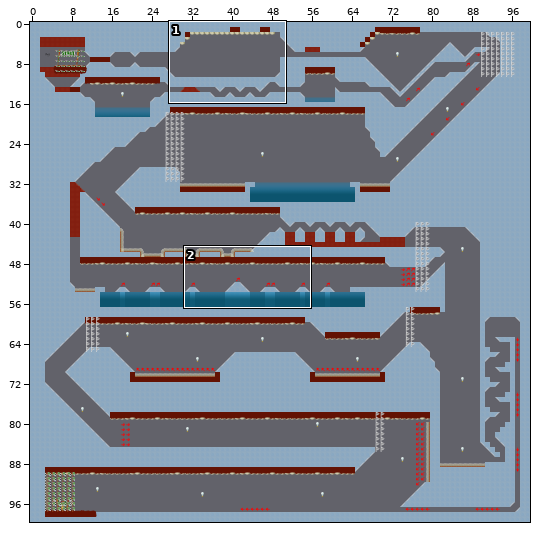
Level history. Tiled map: data/assets/Maps/Ice_Race.tmx. The first picture is a wide view before the edit; the outline marks the close-up.
Close-up. As it was:
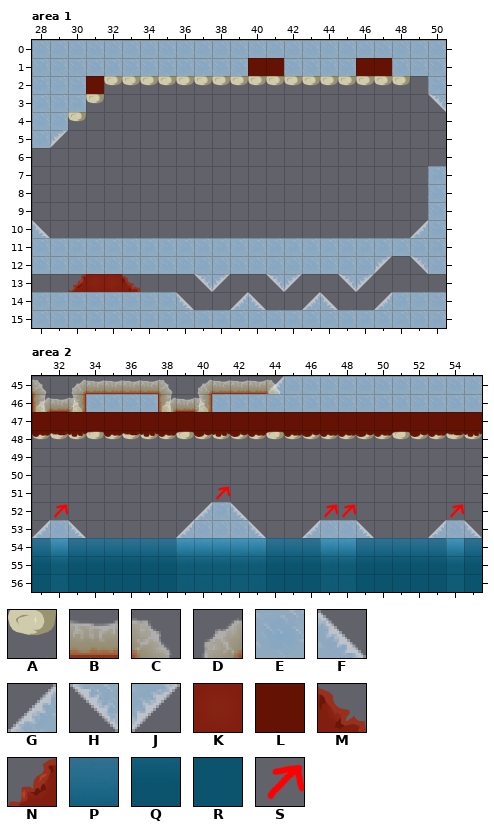
Cells are 64x64 px. Shown: area 1 x 28..50, y 0..15; area 2 x 31..55, y 45..56. The commit also changed other parts of the map, which this record leaves out.
Key: from "BoneEnds": A 4 "Edge"; from "Bouncy": B 0 "NonEdibleEdge", C 4 "NonEdibleSlope", D 5; from "Ice": E 0 "Block"; from "IceSlopes": F 0 "Slope", G 4, H 8, J 12; from "MeatEdible": K 0 "Block"; from "MeatNonEdible": L 0 "NonEdible"; from "MeatSlopes": M 0 "Slope", N 4; from "Water": P 1, Q 2, R 3; from "Zoomzoom": S 4 "Zoomzoom".
_ is an empty cell.
Layers that did not change in this view are not listed.
Layer "Level" before, area 1, first column x 28:
 0 EEEEEEEEEEEEEEEEEEEEEEE
 1 EEEEEEEEEEEELLEEEELLEEE
 2 EEELAAAAAAAAAAAAAAAAA_E
 3 EEEA__________________H
 4 EEA____________________
 5 EJ_____________________
 6 _______________________
 7 ______________________E
 8 ______________________E
 9 ______________________E
10 F____________________GE
11 EEEEEEEEEEEEEEEEEEEEEEE
12 EEEEEEEEEEEEEEEEEEEJ_HE
13 __NKKM___HJ__HJ__HJ____
14 EEEEEEEEF__GF__GF__GEEE
15 EEEEEEEEEEEEEEEEEEEEEEE
Layer "Level" before, area 2, first column x 31:
45 C_DBBBBC_DBBBGEEEEEEEEEEE
46 DBCEEEEDBCEEEEEEEEEEEEEEE
47 LLLLLLLLLLLLLLLLLLLLLLLLL
48 AAAAAAAAAAAAAAAAAAAAAAAAA
49 _________________________
50 _________________________
51 __________S______________
52 _S_______GEF____SS_____S_
53 GEF_____GEEEF__GEEF___GEF
54 PEPPPPPPEEEEEPPPEEPPPPPEP
55 QEQQQQQQEEEEEQQQEEQQQQQEQ
56 RERRRRRREEEEERRREERRRRRER
After:
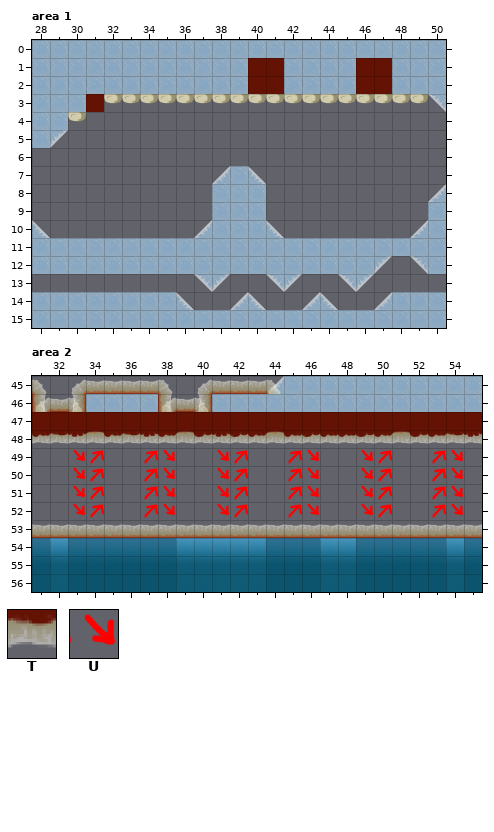
Further tiles: from "Bouncy": T 2; from "Zoomzoom": U 5 "Zoomzoom".
See-through tiles are keyed as they look on the map.
Edits made:
Layer "Level", area 1:
The edit adds tile A in row 3 at x 32 to 49.
Tile A gives way to tile E in row 2 at x 32 to 39, 42 to 45 and 48.
Tile L gives way to tile E in row 2 at x 31.
The edit adds tile E in row 2 at x 49; in row 7 at x 39; in rows 8 to 10 at x 38 to 40.
The edit adds tile F in row 7 at x 40; in row 10 at x 41.
Tile E gives way to tile G in row 8 at x 50.
The edit adds tile G in row 7 at x 38; in row 10 at x 37.
Tile A gives way to tile L in row 2 at x 40 to 41 and 46 to 47; in row 3 at x 31.
The edit erases tile E in row 7 at x 50.
The edit erases tile K in row 13 at x 31 to 32.
The edit erases tile M in row 13 at x 33.
The edit erases tile N in row 13 at x 30.
Layer "Level", area 2:
Tile E gives way to tile B in row 53 at x 32, 40 to 42, 47 to 48 and 54.
Tile F gives way to tile B in row 53 at x 33, 43, 49 and 55.
Tile G gives way to tile B in row 53 at x 31, 39, 46 and 53.
The edit adds tile B in row 53 at x 34 to 38, 44 to 45 and 50 to 52.
Tile F gives way to tile S in row 52 at x 42.
The edit adds tile S in rows 49 to 51 at x 34, 37, 42, 45, 50 and 53; in row 52 at x 34, 37, 45, 50 and 53.
Tile A gives way to tile T in row 48 at x 31 to 55.
Tile E gives way to tile U in row 52 at x 41.
Tile S gives way to tile U in row 51 at x 41; in row 52 at x 54.
The edit adds tile U in rows 49 to 50 at x 33, 38, 41, 46, 49 and 54; in row 51 at x 33, 38, 46, 49 and 54; in row 52 at x 33, 38, 46 and 49.
The edit erases tile G in row 52 at x 40.
The edit erases tile S in row 52 at x 32 and 47 to 48.
Pixel boxes of the changes (left, top, right, bottom) in both close-ups:
changed: (86, 76, 428, 112)
added: (194, 166, 284, 238)
changed: (428, 166, 446, 202)
removed: (68, 274, 140, 292)
changed: (32, 431, 482, 538)
